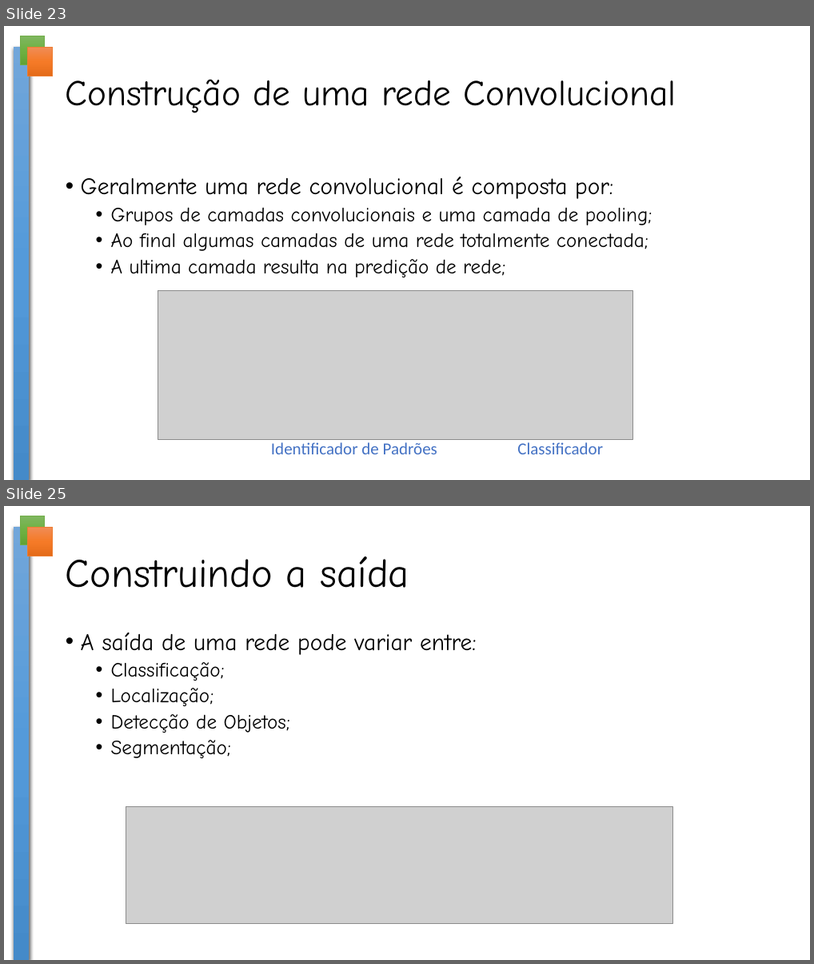
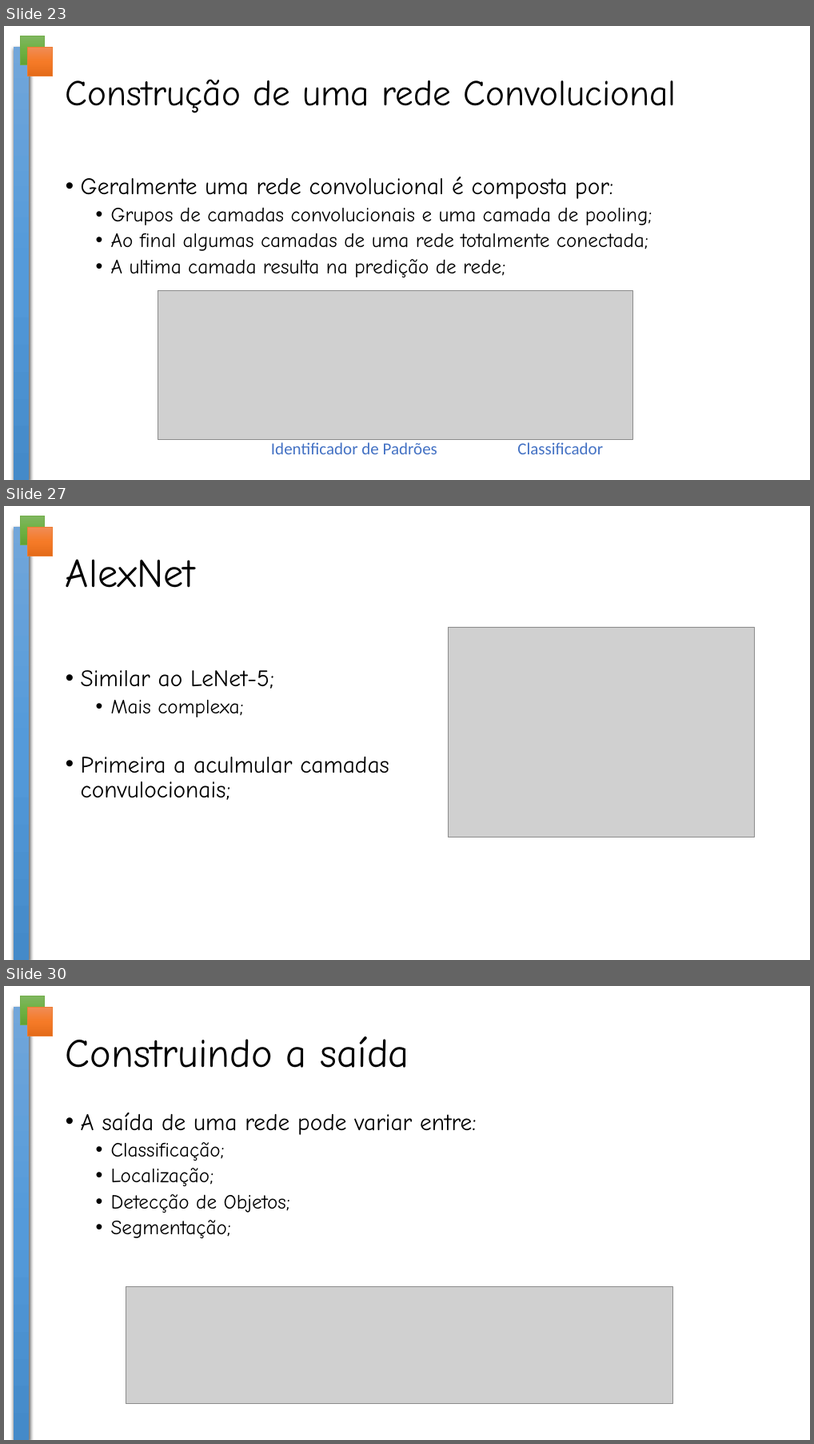
Before and after one commit to crazynds/FindHumanTouchIA, a slide deck: docs/Redes Neuras em Visão Computacional.pptx. Shown one above the other, each under a label of ours: slides 23 and 25 before the commit, slides 23, 27 and 30 after it; the slides between them are not shown. The pictures are 814x964 and 814x1444 pixels, drawn with LibreOffice and Linux fonts; fonts in the diff are those of the drawing; grey boxes stand for pictures; background and template pictures are left out. Boxes give left, top, right and bottom in pixels: in the first picture for what was removed or moved away, otherwise in the second. Text is boxed around its words. In the diff, an @@ line names an element or a change of style, - is before the commit and + after.

```diff
--- a/docs/Redes Neuras em Visão Computacional.pptx
+++ b/docs/Redes Neuras em Visão Computacional.pptx
@@ slide 27 added at (x1=4, y1=506, x2=810, y2=960), background #FFFFFF; not listed: 3 template elements that a slide beside it also shows @@
@@ title added at (x1=66, y1=559, x2=195, y2=588), 48 pt, text #000000 @@
+AlexNet
@@ picture added at (x1=449, y1=627, x2=755, y2=837) @@
@@ text added at (x1=81, y1=670, x2=390, y2=800), 28 pt, text #000000 @@
+• Similar ao LeNet-5;
+  • Mais complexa;
+• Primeira a aculmular camadas
+  convulocionais;
@@ what was slide 25 is now slide 30 @@
```
Also in this commit, not shown: 3 slides changed, 6 other slides added, 2 slides removed, 5 other files.
